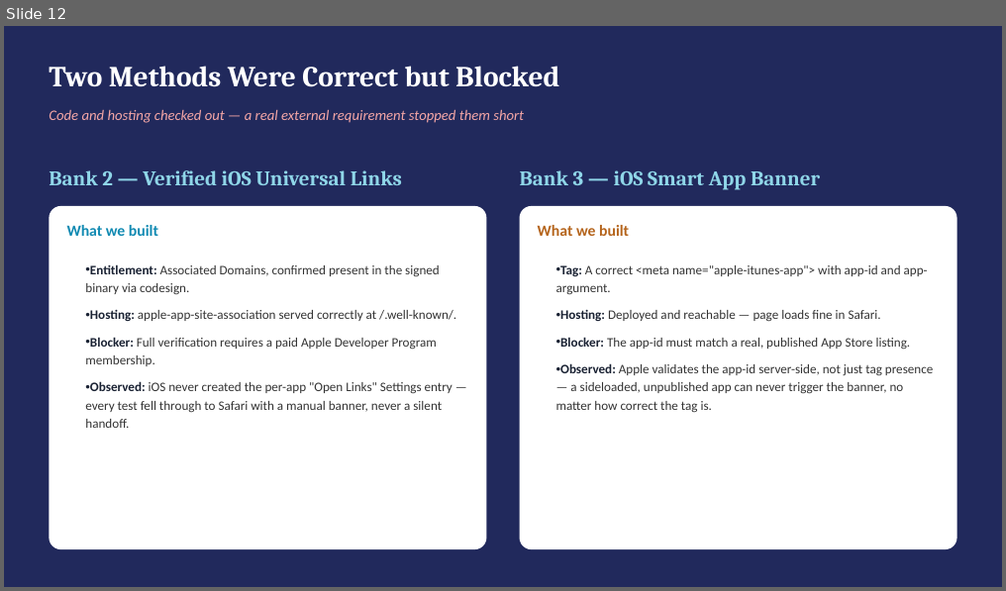
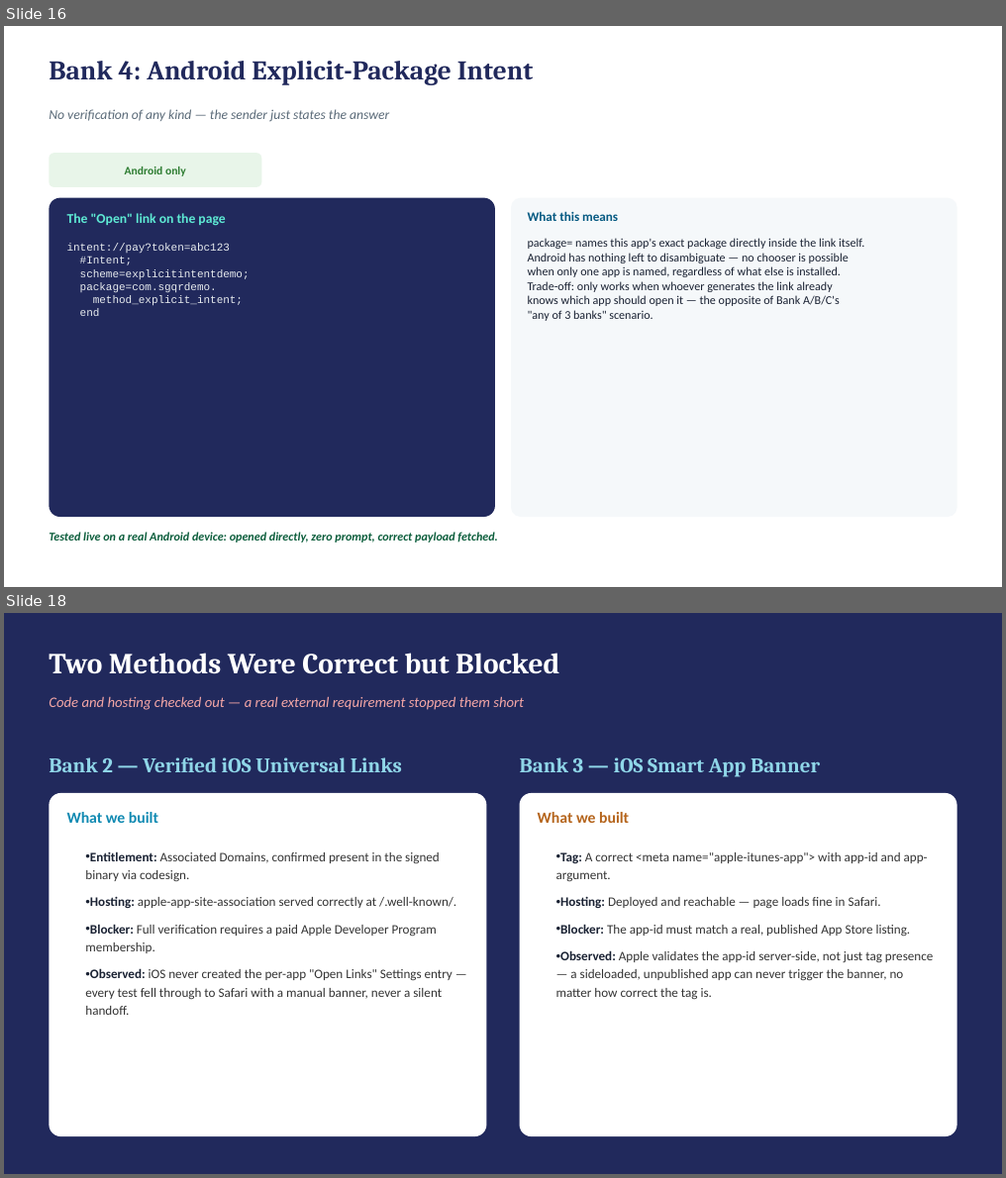
Before and after one commit to deandrehaijielim-commits/sgqr-deep-link-demo, a slide deck: SGQR_Deep_Linking_Simulation.pptx. Shown one above the other, each under a label of ours: slide 12 before the commit, slides 16 and 18 after it; the slides between them are not shown. The pictures are 1006x591 and 1006x1178 pixels, drawn with LibreOffice and Linux fonts; fonts in the diff are those of the drawing. Boxes give left, top, right and bottom in pixels: in the first picture for what was removed or moved away, otherwise in the second. Text is boxed around its words. In the diff, an @@ line names an element or a change of style, - is before the commit and + after.

```diff
--- a/SGQR_Deep_Linking_Simulation.pptx
+++ b/SGQR_Deep_Linking_Simulation.pptx
@@ slide 16 added at <box>4,26,1002,587</box>, background #FFFFFF @@
@@ text added at <box>49,61,533,85</box>, 26 pt, text #21295C, bold @@
+Bank 4: Android Explicit-Package Intent
@@ text added at <box>49,109,389,121</box>, 13 pt, text #5B6B79, italic @@
+No verification of any kind — the sender just states the answer
@@ rounded rectangle added at <box>49,154,261,187</box>, fill #E8F5E9 @@
@@ text added at <box>125,167,186,176</box>, 11 pt, text #2E7D32, bold @@
+Android only
@@ rounded rectangle added at <box>49,198,495,518</box>, fill #21295C @@
@@ rounded rectangle added at <box>511,198,957,518</box>, fill #F5F8FA @@
@@ text added at <box>67,213,225,226</box>, 13 pt, text #5EEAD4, bold @@
+The "Open" link on the page
@@ text added at <box>528,211,618,221</box>, 12.5 pt, text #065A82, bold @@
+What this means
@@ text added at <box>67,243,250,316</box>, 10.5 pt, text #E8ECEF @@
+intent://pay?token=abc123
+#Intent;
+scheme=explicitintentdemo;
+package=com.sgqrdemo.
+method_explicit_intent;
+end
@@ text added at <box>528,238,864,321</box>, 11.5 pt, text #1A2233 @@
+package= names this app's exact package directly inside the link itself.
+Android has nothing left to disambiguate — no chooser is possible
+when only one app is named, regardless of what else is installed.
+Trade-off: only works when whoever generates the link already
+knows which app should open it — the opposite of Bank A/B/C's
+"any of 3 banks" scenario.
@@ text added at <box>49,532,497,543</box>, 11.5 pt, text #0B5D3B, bold, italic @@
+Tested live on a real Android device: opened directly, zero prompt, correct payload fetched.
@@ what was slide 12 is now slide 18 @@
```
Also in this commit, not shown: 1 slide changed, 6 other slides added, 1 slide removed, 1 other file.
